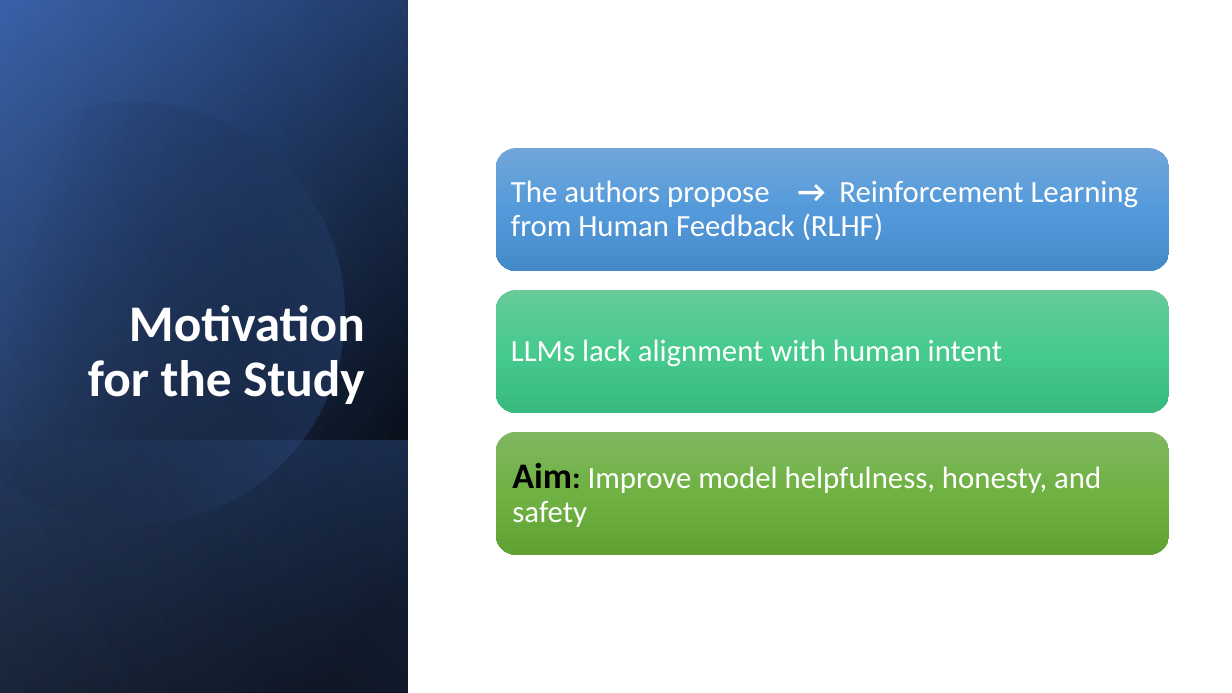
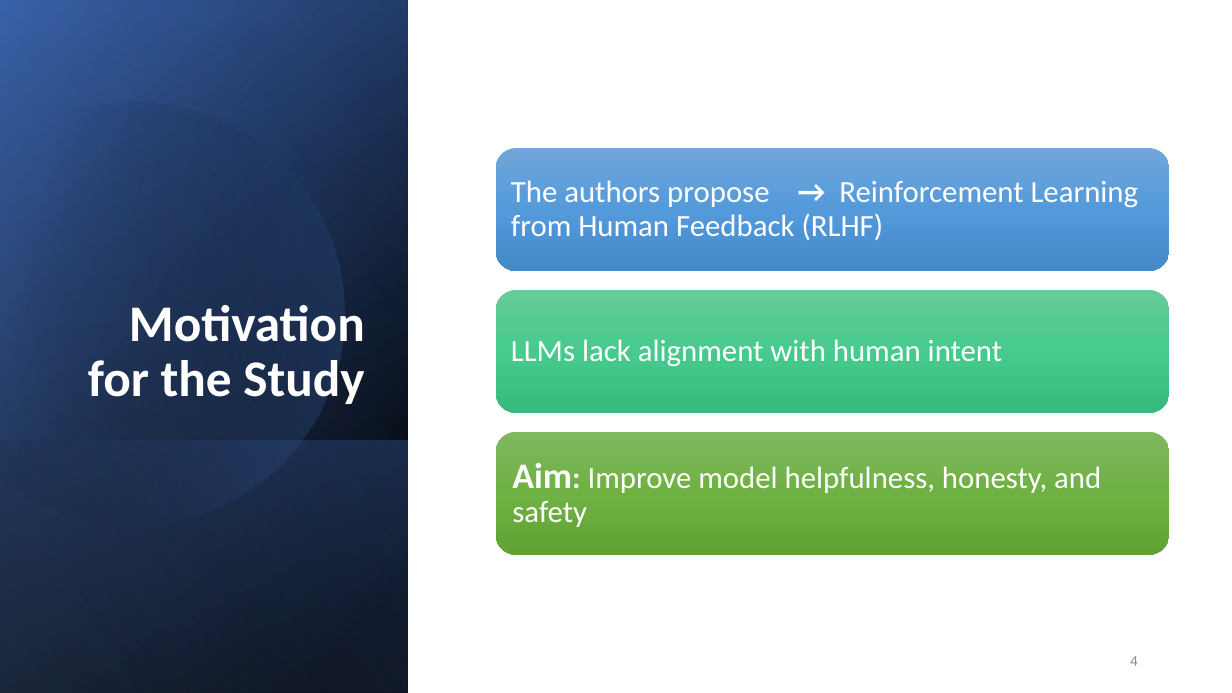
Before and after one commit to logus2k/genai_paper, a slide deck: slide 4 of final/final_version.pptx. Drawn at 1232x693 pixels with LibreOffice and Linux fonts; fonts in the diff are those of the drawing. Boxes give left, top, right and bottom in pixels: in the first picture for what was removed or moved away, otherwise in the second. Text is boxed around its words. In the diff, an @@ line names an element or a change of style, - is before the commit and + after.

```diff
--- a/final/final_version.pptx
+++ b/final/final_version.pptx
@@ text "Aim: Improve model helpfulness, honesty, ..." at [512,463,1101,527]: text colour #000000 to #FFFFFF in "Aim:" @@
@@ page number added at [1130,656,1138,666], 12 pt, text #8C8C8C @@
+4
```
Also in this commit, not shown: 26 other slides changed.
